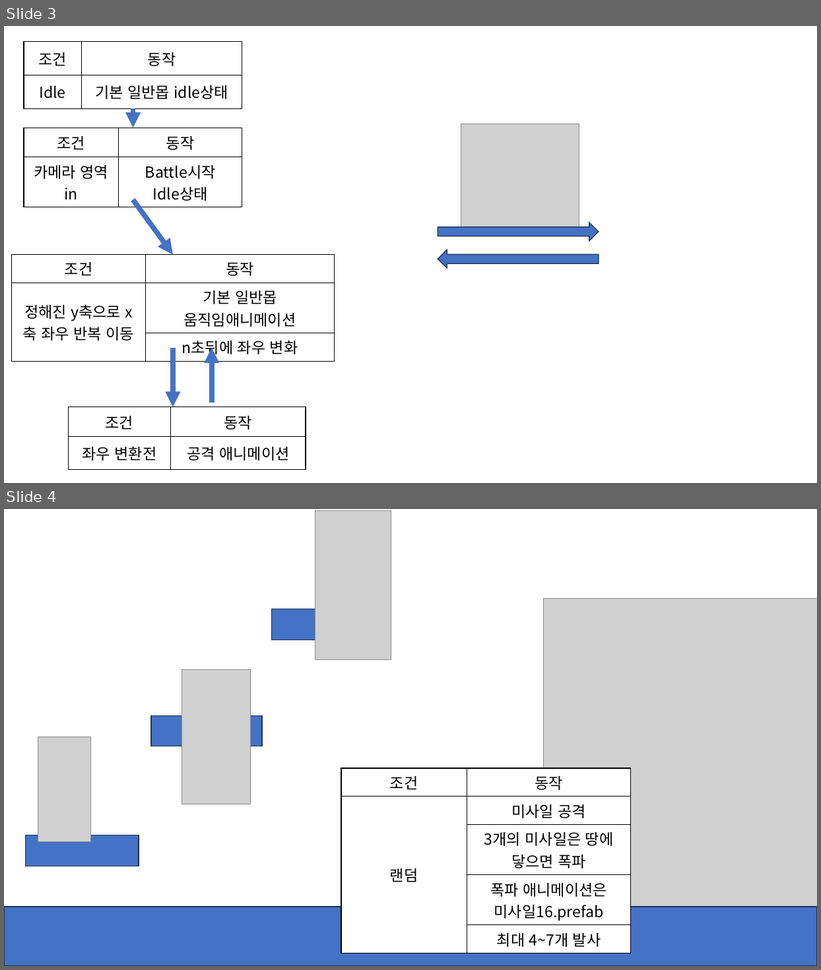
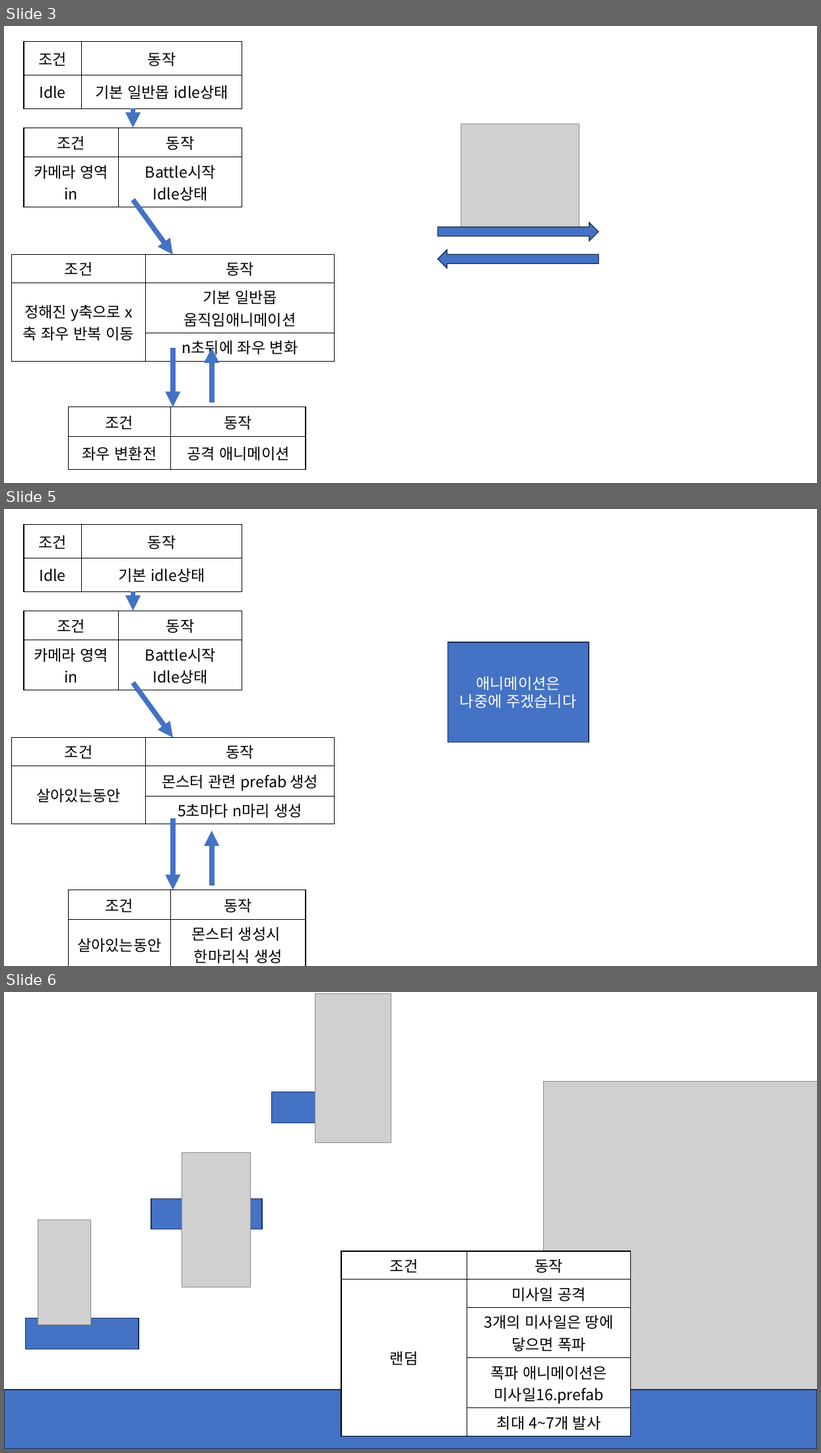
Before and after one commit to pknu-wap/Tripple-Gear, a slide deck: 기획안/몬스터 애니메이션.pptx. Shown one above the other, each under a label of ours: slides 3 and 4 before the commit, slides 3, 5 and 6 after it; the slides between them are not shown. The pictures are 821x970 and 821x1453 pixels, drawn with LibreOffice and Linux fonts; fonts in the diff are those of the drawing; grey boxes stand for pictures; background and template pictures are left out. Boxes give left, top, right and bottom in pixels: in the first picture for what was removed or moved away, otherwise in the second. Text is boxed around its words. In the diff, an @@ line names an element or a change of style, - is before the commit and + after.

```diff
--- a/기획안/몬스터 애니메이션.pptx
+++ b/기획안/몬스터 애니메이션.pptx
@@ slide 5 added at (4,509,817,966), background picture (left out) @@
@@ table added at (24,525,242,592), 2 rows, 2 columns @@
+조건 | 동작
+Idle | 기본 idle상태
@@ arrow added from (133, 591) to (133, 611), #4472C4 6 pt @@
@@ table added at (24,611,242,687), 2 rows, 2 columns @@
+조건 | 동작
+카메라 영역 in | Battle시작 / Idle상태
@@ rectangle added at (448,642,588,743), fill #4472C4, outline #1E3256 1 pt, 18 pt, text #FFFFFF @@
+애니메이션은
+나중에 주겠습니다
@@ arrow added from (133, 683) to (173, 738), #4472C4 6 pt @@
@@ table added at (11,738,334,821), 3 rows, 2 columns @@
+조건 | 동작
+살아있는동안 | 몬스터 관련 prefab 생성
+ | 5초마다 n마리 생성
@@ arrow added from (173, 819) to (173, 890), #4472C4 6 pt @@
@@ arrow added from (212, 886) to (212, 831), #4472C4 6 pt @@
@@ table added at (68,890,306,966), 2 rows, 2 columns @@
+조건 | 동작
+살아있는동안 | 몬스터 생성시 / 한마리식 생성
@@ what was slide 4 is now slide 6 @@
```
Also in this commit, not shown: 1 other slide added.
